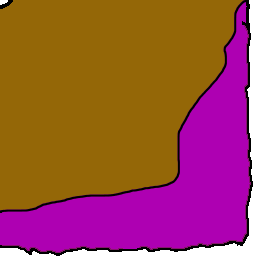
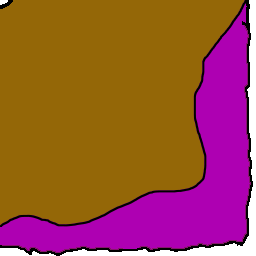
Layered file, before and after one edit (256px x 256px). Changes by layer:
painted on "NUL Up" over [0, 0, 246, 227]
